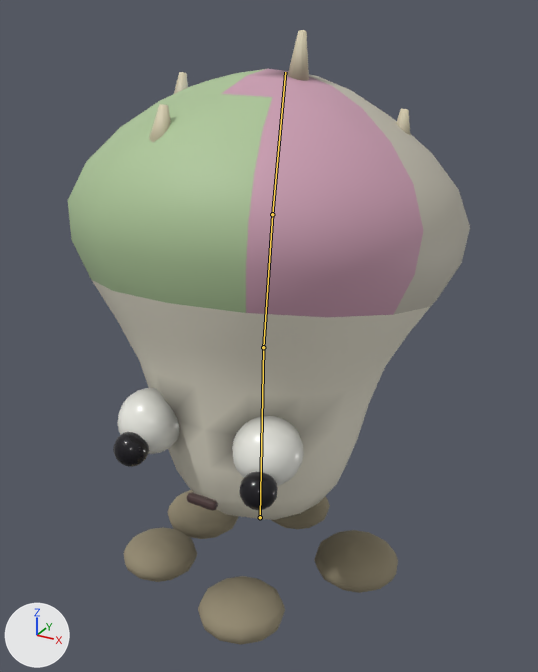
Two versions of the glTF model public/models/hajimeNoYume.glb, one commit apart.
Camera for both pictures: a 50 mm camera at (0.541, -0.951, 0.935) aimed at (-0.032, 0.092, 0.414). The axes (+X, +Y, +Z) are drawn at lower left. The lights are the same throughout. The first picture is the older version. Both versions are drawn at frame 5 of the action 'die'; the numbers are the values there. The bones that change, and the others that lie on the model, are drawn over the model as lines.

In view in the first picture: 'hajimeNoYume'.
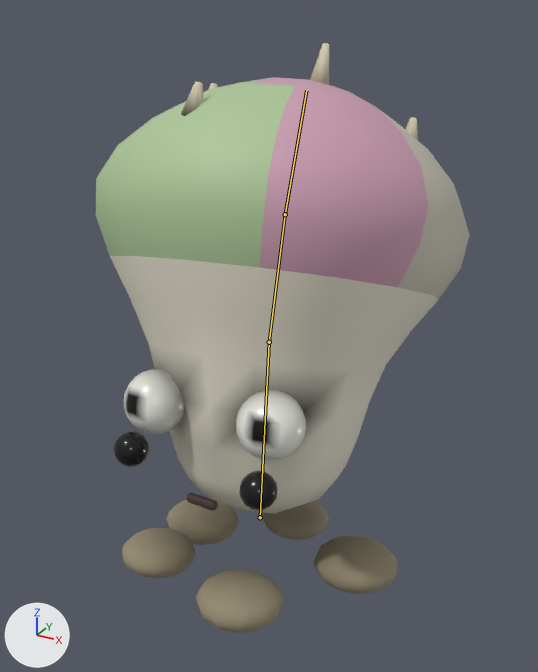
What the commit changed:
Bone 'root-stem' (bone_root_stem) turns from (-7, 0, 2) to (-14, 0, 4) degrees about its own x, y and z.
Bone 'stem-capbase' (bone_stem_capbase) turns from (-5, 0, 0) to (-9, 0, 0) degrees about its own x, y and z.
Bone 'capbase-captop' (bone_capbase_captop) turns from (-3, 0, 0) to (-6, 0, 0) degrees about its own x, y and z.

Location of each change, (x1, y1, x2, y2) in pixels of the pictures (538 x 672 px):
'hajimeNoYume', posed (7% narrower)
    before: (68, 30, 470, 645)
    after: (96, 43, 470, 633)
bone 'root-stem', root to tip
    before: (260, 517) to (263, 347)
    after: (260, 517) to (269, 342)
bone 'stem-capbase', root to tip
    before: (263, 347) to (272, 214)
    after: (269, 342) to (285, 214)
bone 'capbase-captop', root to tip
    before: (272, 214) to (285, 72)
    after: (285, 214) to (306, 90)
